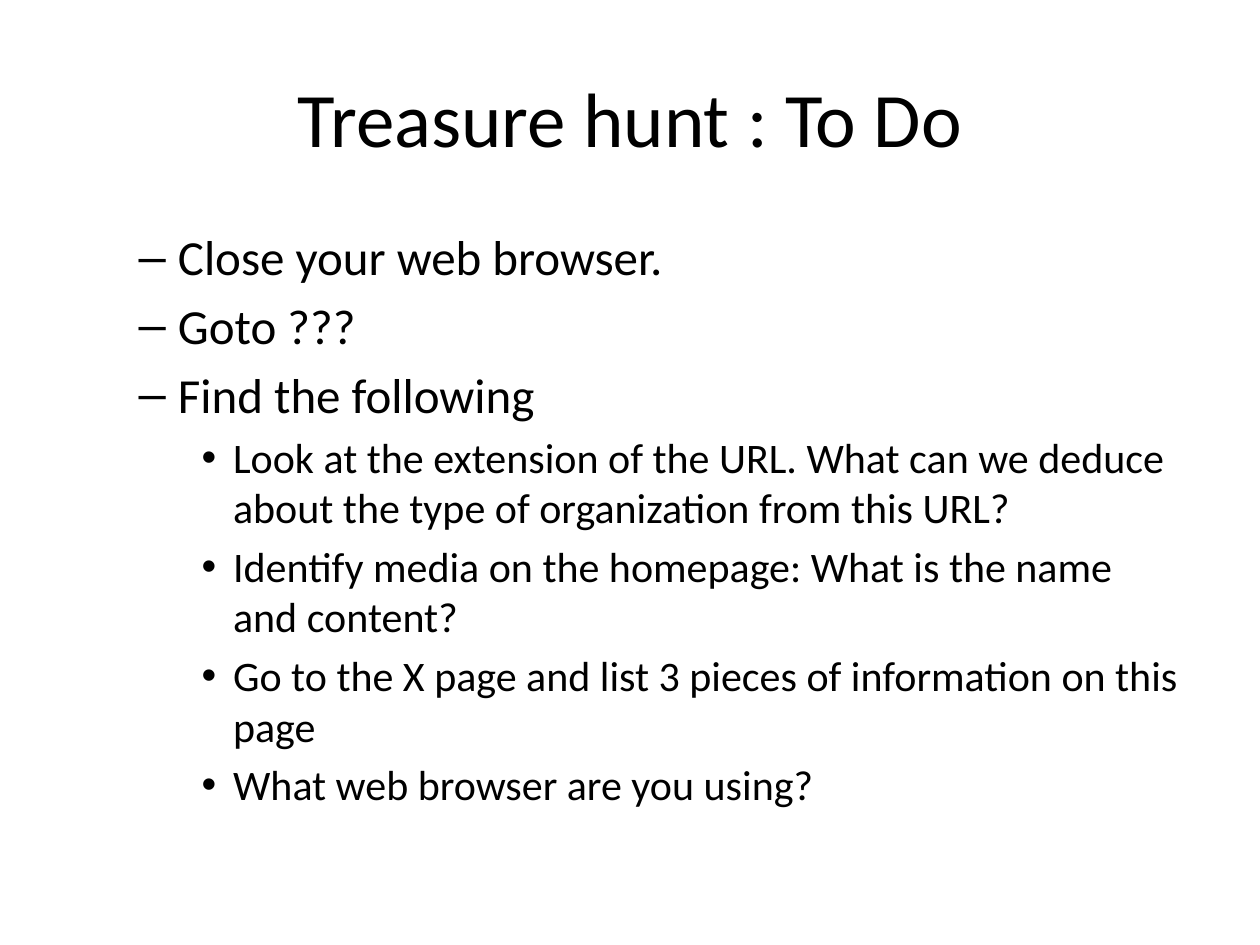
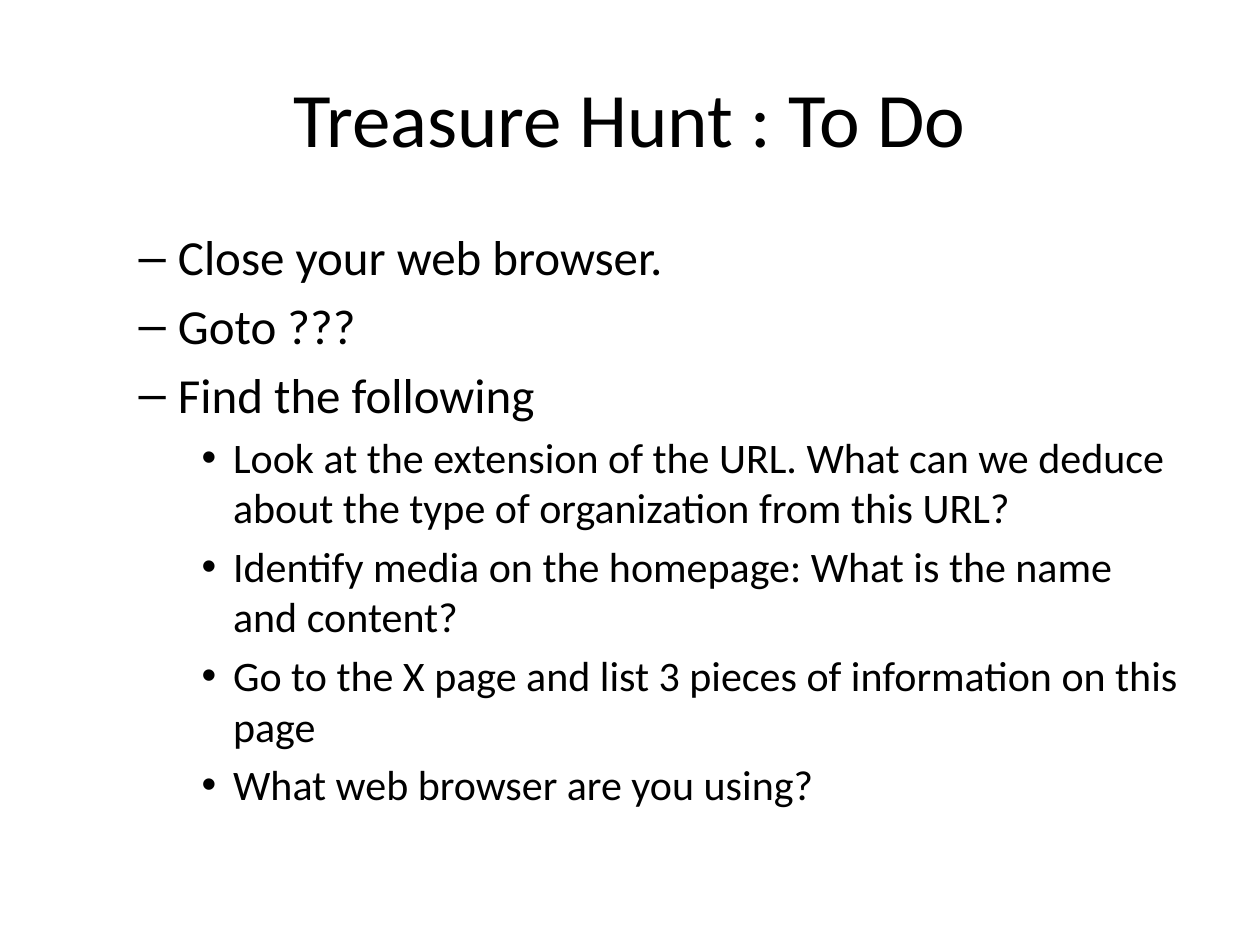
Before and after one commit to mr-eggleton/web-lit-core, a slide deck: slide 6 of powerpoints/03-make-friends-with-your-browser.pptx. Drawn at 1260x945 pixels with LibreOffice and Linux fonts; fonts in the diff are those of the drawing. Boxes give left, top, right and bottom in pixels: in the first picture for what was removed or moved away, otherwise in the second. Text is boxed around its words. In the diff, an @@ line names an element or a change of style, - is before the commit and + after.

```diff
--- a/powerpoints/03-make-friends-with-your-browser.pptx
+++ b/powerpoints/03-make-friends-with-your-browser.pptx
@@ title at [294,97,965,148]: text changed @@
-Treasure hunt : To Do
+Treasure Hunt : To Do
```
Also in this commit, not shown: 1 other slide changed, 17 other files.
